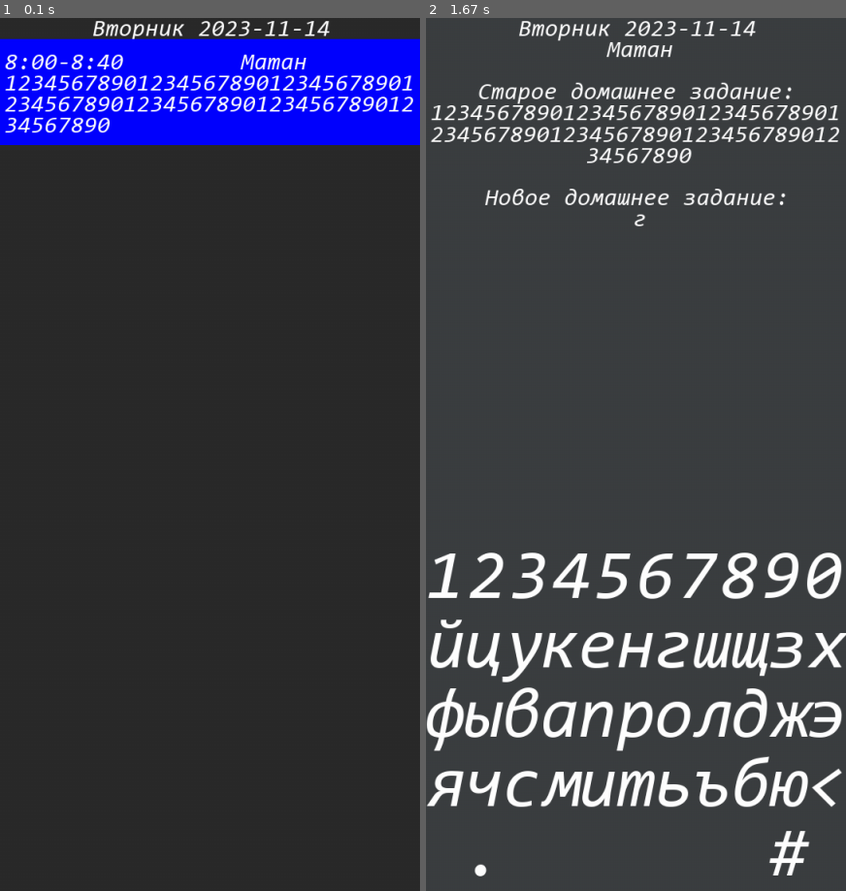
Above: before the commit, frames 1-2 (left to right).
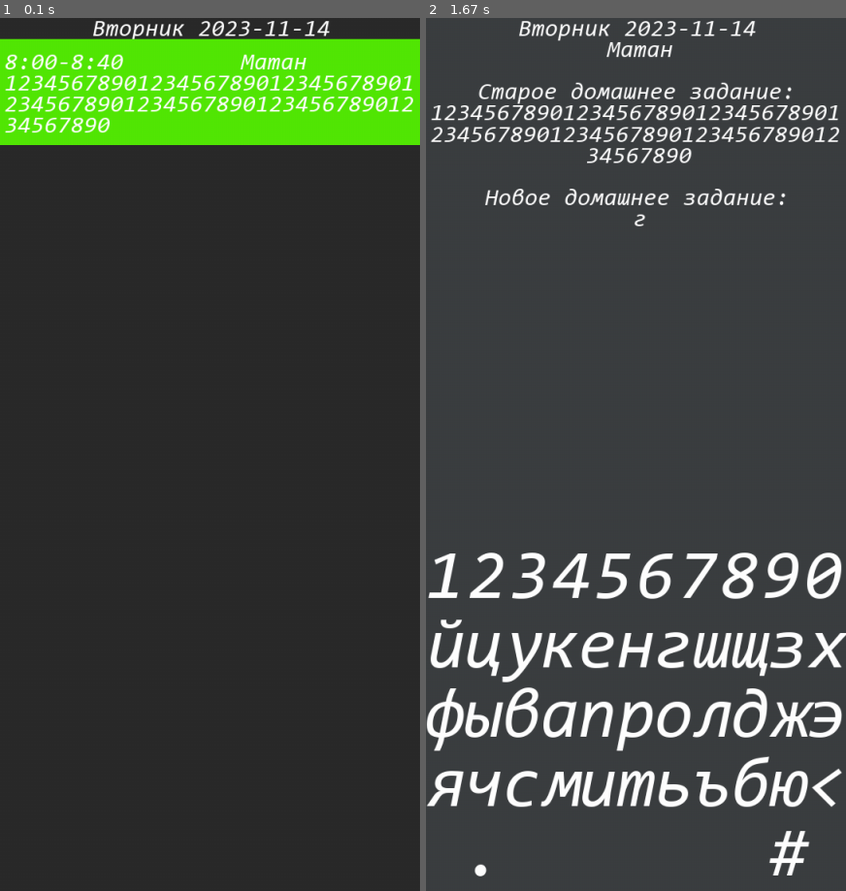
Above: after the commit, the same moments.

Repository: MR-Geri/diary
Game: pygame game, started from main.py
Two runs of this game, one before a commit and one after it. Both use one fixed random seed, a clock stepped at 60 frames per second and the inputs below.
Inputs (mouse positions are in pixels of both pictures, inside the frame that each line leads up to):
- Up to frame 1 (0.1 s): no input
- Up to frame 2 (1.67 s): click "Матан" at 0.38 s; click (678, 646) at 0.85 s; move the mouse to (791, 760) at 1.17 s; click (791, 760) at 1.45 s

The runs differ from the first frame. In frame 1, 12% of the frame differs, in the area x 0-100%, y 2-15%; in frame 2, nothing differs.

Commit message:
Готовая версия

Diff:
--- a/main.py
+++ b/main.py
@@ -55,6 +55,7 @@
         self.date = datetime.date.today() - datetime.timedelta(days=datetime.date.today().weekday())
         self.date += datetime.timedelta(days=self.day)
         self.card_click_num = 0
+        self.color = [(random.randint(0, 255), random.randint(0, 255), random.randint(0, 255)) for _ in range(8)]
         #
         self.keyboard_text_size = int((width + height) / 3320 * 180)
         self.keyboard_y0 = int(height * (6 / 10))
@@ -153,11 +154,9 @@
                    x=x + width / self.card_text_obr * (self.card_text_obr - len(text)) / 2,
                    y=0,
                    font_size=self.cards_text_size)
-
-        color = [int(i) for i in range(0, 255, 255//7)]
         for i in range(len(self.lessons)):
             y = self.cards_y0 + self.card_height * i
-            pygame.draw.rect(display, (0, color[i], 255), (0, y, width, self.card_height))
+            pygame.draw.rect(display, (self.color[i]), (0, y, width, self.card_height))
             text_print(message=f'{self.lessons[i].get("time_start")}-{self.lessons[i].get("time_finish")}',
                        x=x,
                        y=y + self.card_height * (12 / 100),
